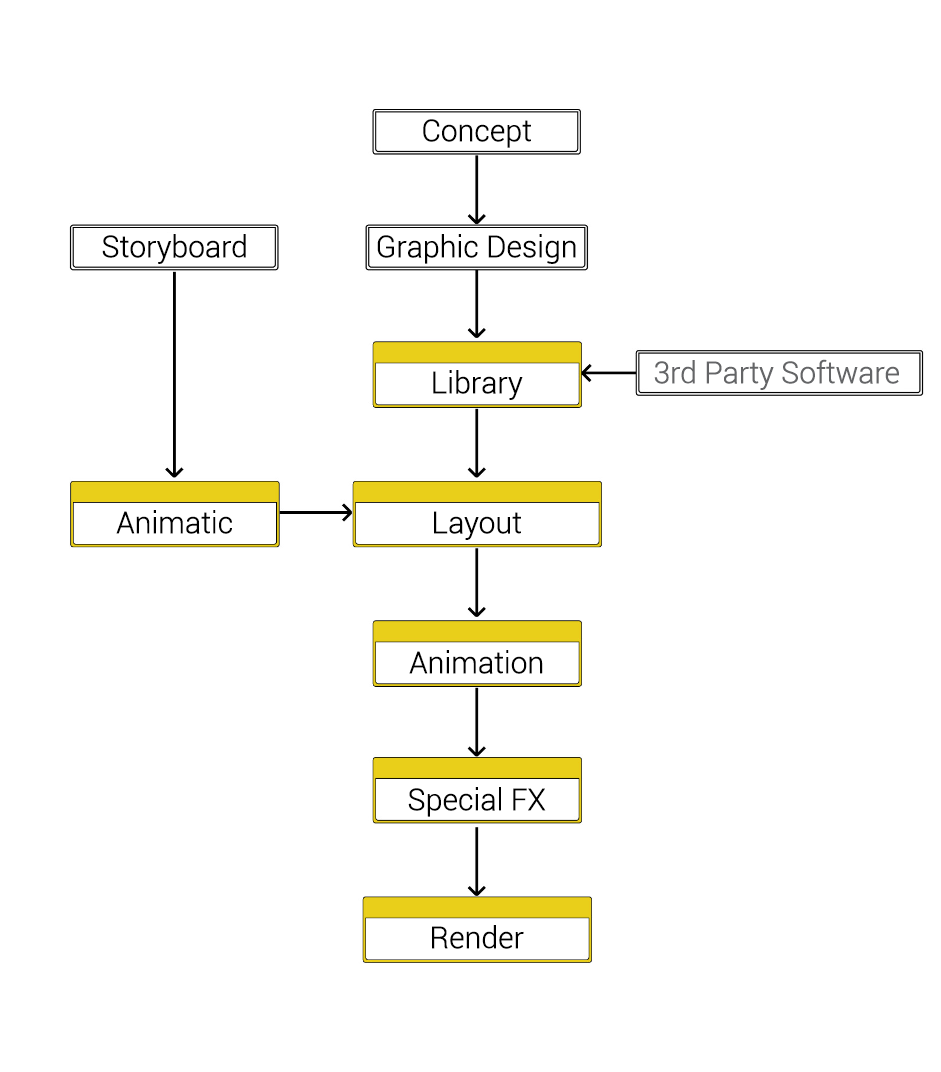
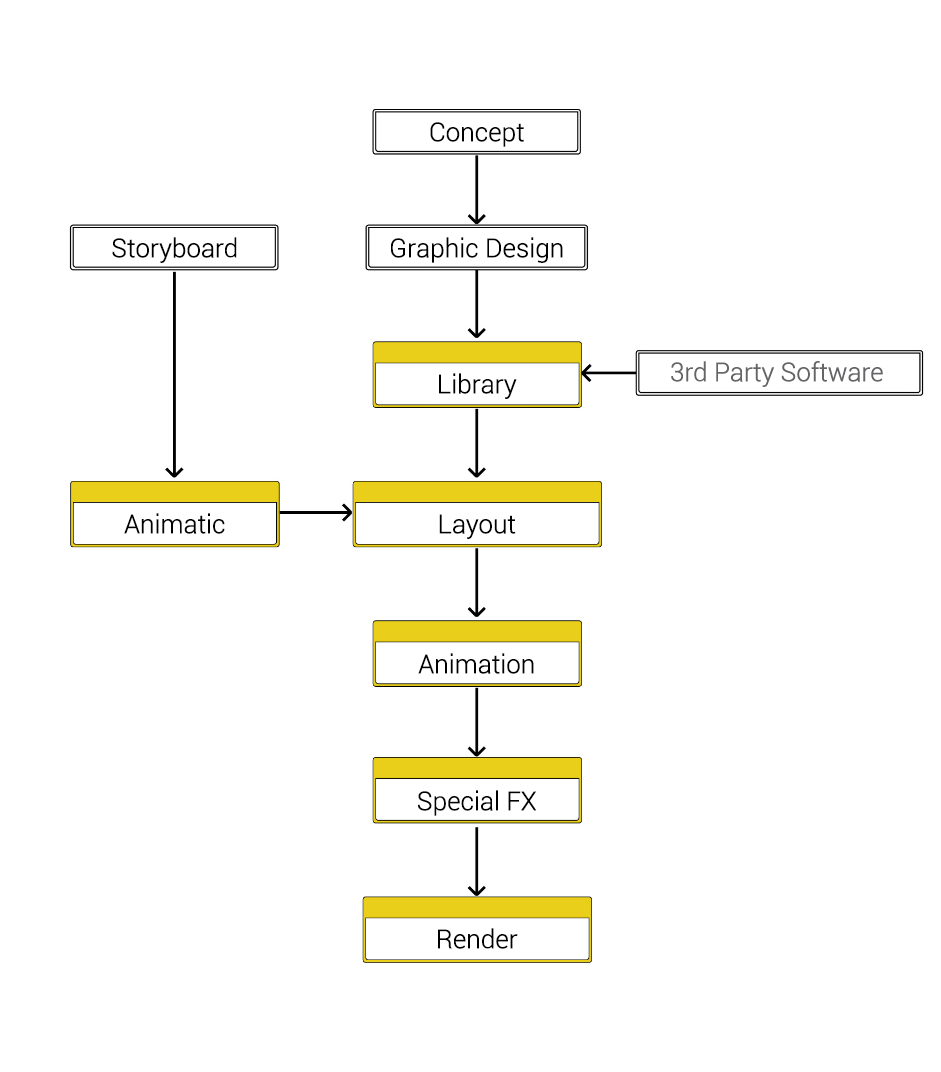
Revision of a layered w=941, h=1072 image; what changed, layer by layer:
painted on "Concept" over (423, 119, 531, 148)
painted on "Storyboard" (2nd of 2, in "English") over (102, 234, 246, 264)
painted on "Graphic Design" over (377, 234, 576, 264)
painted on "3rd Party Software" over (654, 359, 899, 390)
painted on "Library" over (433, 370, 523, 400)
painted on "Animatic" (2nd of 2, in "English") over (116, 510, 232, 534)
painted on "Layout" over (434, 511, 521, 540)
painted on "Animation" over (409, 650, 543, 674)
painted on "Special FX" over (408, 787, 546, 817)
painted on "Render" over (432, 925, 524, 949)
